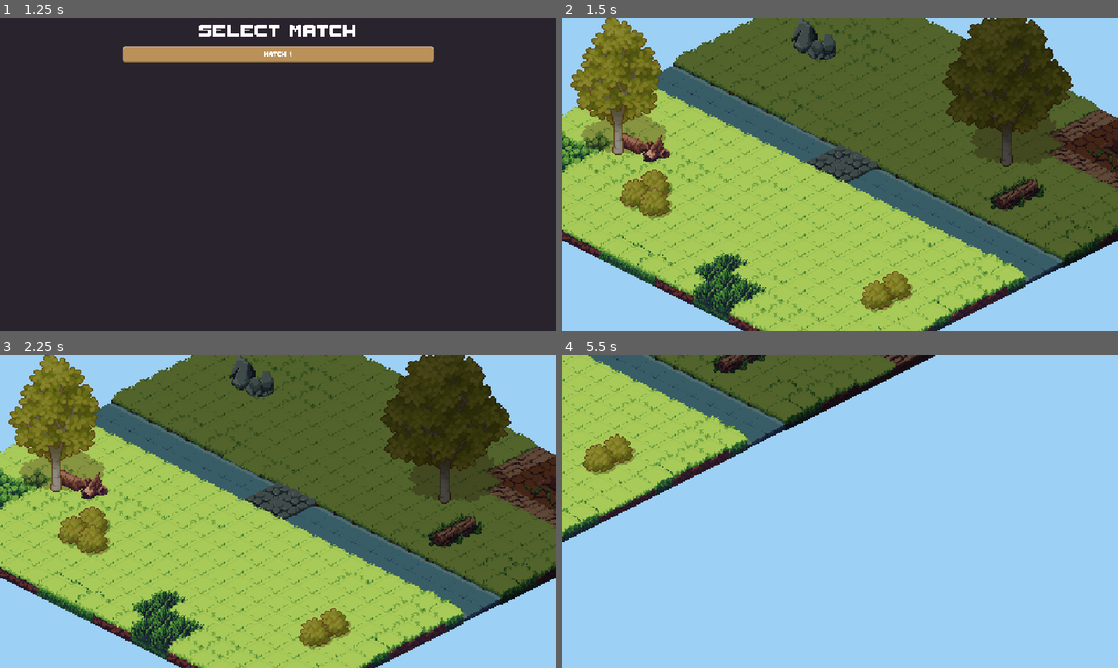
Above: before the commit, frames 1-4 (two rows, left to right).
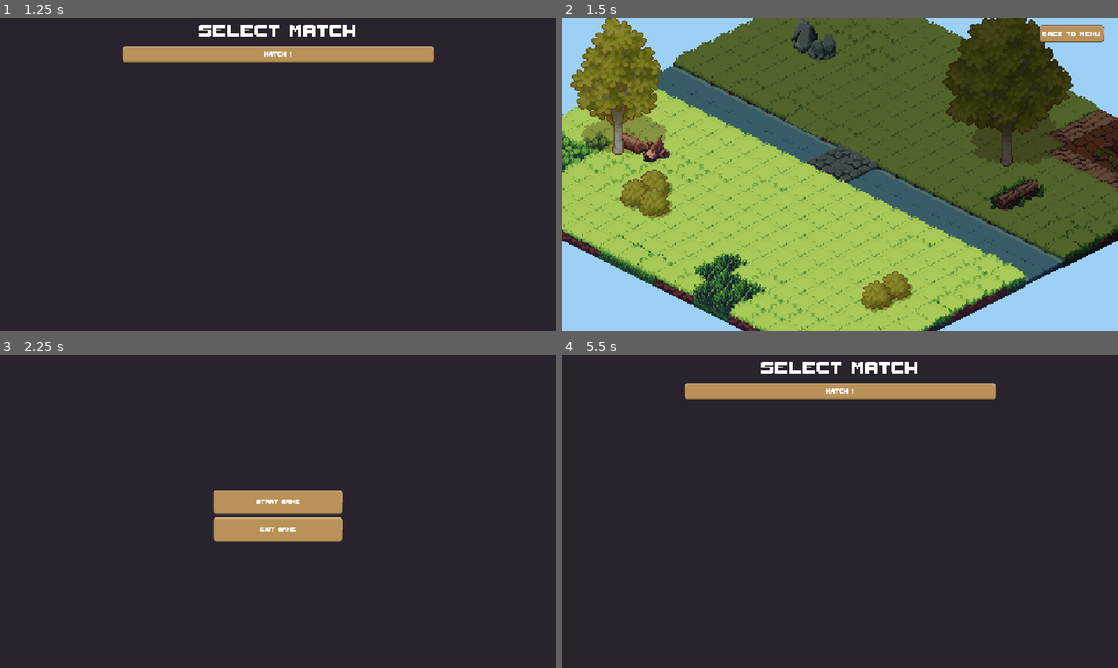
Above: after the commit, the same moments.

Repository: agh-cs-imbeciles/heralds-of-war
Game: Godot game, scene res://scenes/ui/menu/menu.tscn
Same seed, same stepped clock (60 frames per second), same inputs: the game is played once before the commit and once after it.
Inputs (mouse positions are in pixels of both pictures, inside the frame that each line leads up to):
- Up to frame 1 (1.25 s): click "START GAME" at 0.5 s
- Up to frame 2 (1.5 s): click "Match 1" at 1.25 s
- Up to frame 3 (2.25 s): click (511, 370) at 2 s, where only the run after the commit has a clickable "BACK TO MENU"
- Up to frame 4 (5.5 s): click (840, 502) at 2.75 s, where only the run after the commit has a clickable "START GAME"; tap Enter at 3.5 s; move the mouse to (962, 495) at 3.52 s; hold Right 3.53-4.28 s; click (962, 495) at 3.67 s; move the mouse to (728, 527) at 4.27 s; hold Down 4.28-5.03 s; move the mouse to (895, 442) at 5.02 s; hold Right from 5.03 s (still down)

Frame 1 is identical in both runs. In frame 2, 0.6% of the frame differs, in the area x 85-98%, y 2-8%; in frame 3, 97%; in frame 4, 99%, in the area x 0-100%, y 0-100%.

Commit message:
Feat: Add back to menu button

Diff:
--- a/scenes/matches/core.tscn
+++ b/scenes/matches/core.tscn
@@ -1,10 +1,12 @@
-[gd_scene load_steps=13 format=4 uid="uid://cv2vaeuigljwt"]
+[gd_scene load_steps=15 format=4 uid="uid://cv2vaeuigljwt"]
 
 [ext_resource type="Script" uid="uid://orar4yfbku55" path="res://src/ui/camera.gd" id="1_vbvyx"]
 [ext_resource type="Script" uid="uid://d21vpkqujjyl2" path="res://src/ui/game/match_ui.gd" id="2_38cnk"]
 [ext_resource type="Theme" uid="uid://b0yl85gha4apv" path="res://themes/main_theme.tres" id="3_38cnk"]
 [ext_resource type="PackedScene" uid="uid://b8estsdk5duw1" path="res://scenes/ui/game/turn/player_turn_display.tscn" id="3_rx08d"]
+[ext_resource type="Script" uid="uid://cmj15i03jv6b" path="res://src/ui/button/change_scene_button.gd" id="4_fung0"]
 [ext_resource type="Shader" uid="uid://d3nwj71uk3tm" path="res://shaders/darkened_blur.gdshader" id="4_q0at2"]
+[ext_resource type="PackedScene" uid="uid://duqxbwqid80mr" path="res://scenes/ui/menu/menu.tscn" id="5_4n14s"]
 [ext_resource type="PackedScene" uid="uid://cvrfa8432srf0" path="res://scenes/ui/game/end_game_modal.tscn" id="5_fung0"]
 [ext_resource type="TileSet" uid="uid://xd0jqo1f7ya4" path="res://assets/resources/terrain_tileset.tres" id="6_4n14s"]
 [ext_resource type="Script" uid="uid://b5lfouqrpasn3" path="res://src/ui/game/board/board_ui.gd" id="7_ssde5"]
@@ -67,6 +69,17 @@
 theme_override_font_sizes/font_size = 18
 text = "FINISH SLOT"
 
+[node name="BackToMenuButton" type="Button" parent="MatchUi/UiCanvasLayer/MarginContainer/VBoxContainer/TopBar"]
+layout_mode = 2
+size_flags_horizontal = 8
+theme = ExtResource("3_38cnk")
+theme_override_colors/font_color = Color(0.972096, 0.961728, 0.965598, 1)
+theme_override_font_sizes/font_size = 18
+text = "BACK TO MENU"
+script = ExtResource("4_fung0")
+scene_to_change = ExtResource("5_4n14s")
+metadata/_custom_type_script = "uid://cmj15i03jv6b"
+
 [node name="BoxContainer" type="BoxContainer" parent="MatchUi/UiCanvasLayer/MarginContainer/VBoxContainer"]
 layout_mode = 2
 size_flags_vertical = 3
